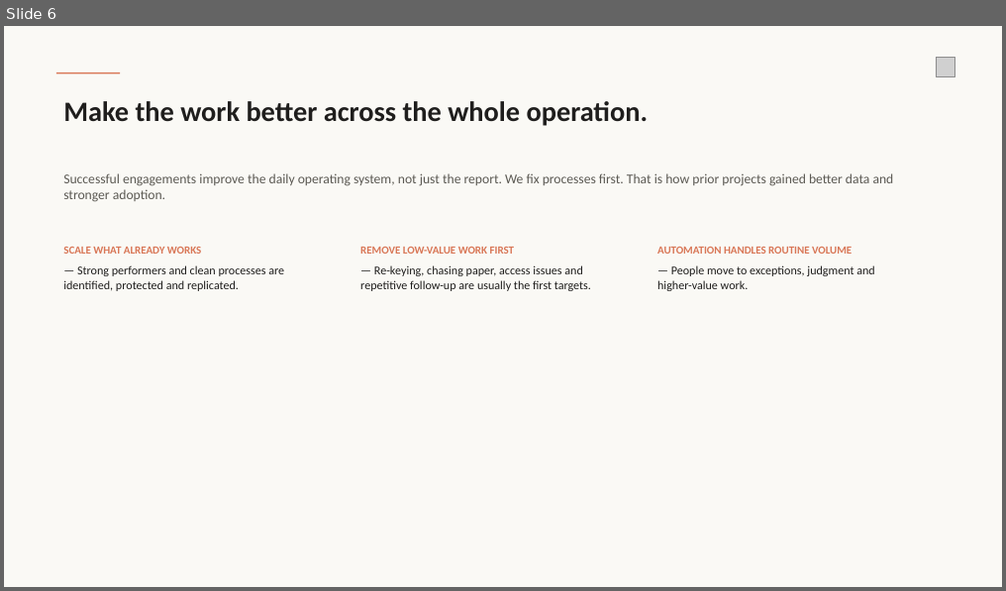
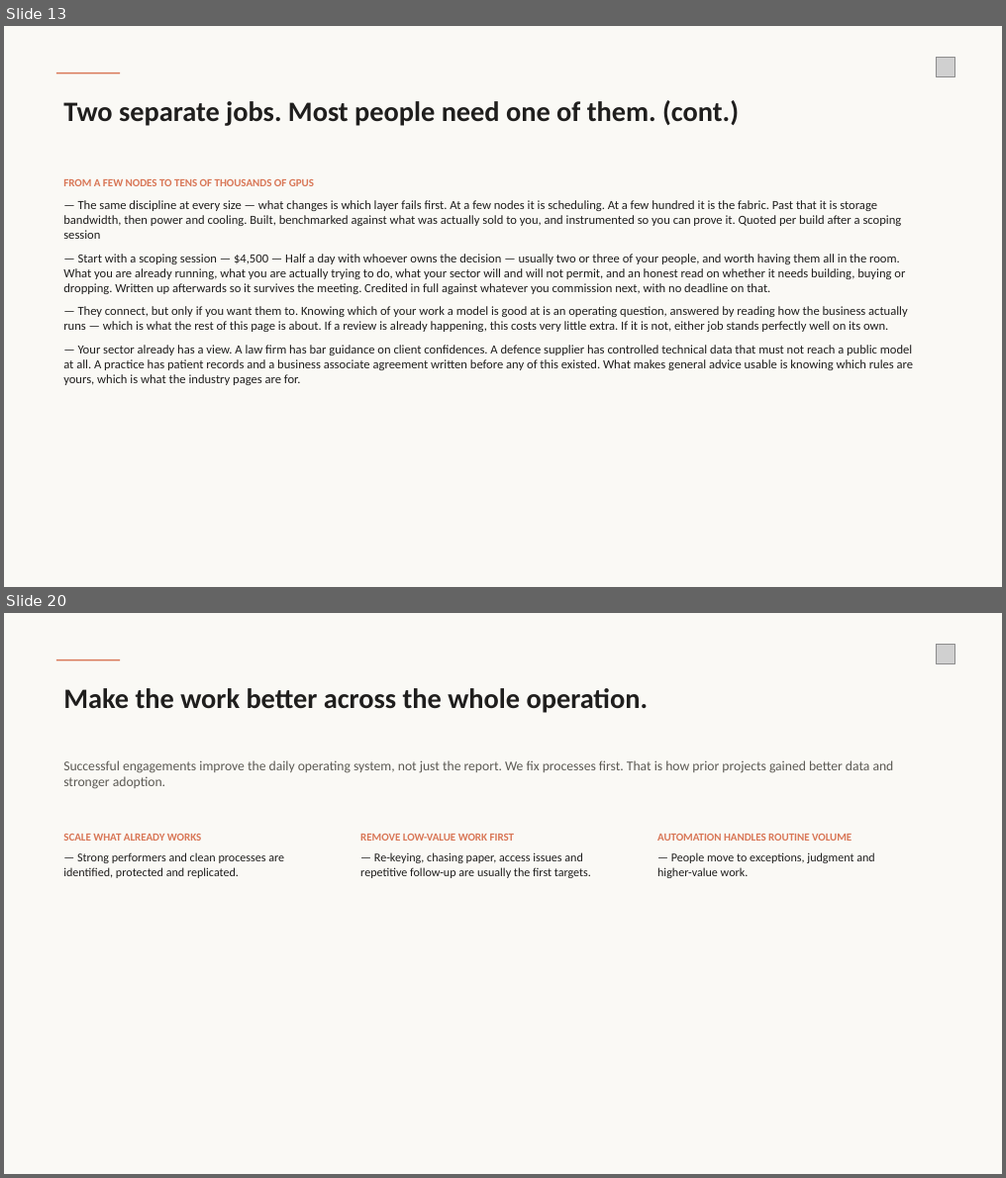
Before and after one commit to wirewalktech/AI-Extension, a slide deck: operating-review.pptx. Shown one above the other, each under a label of ours: slide 6 before the commit, slides 13 and 20 after it; the slides between them are not shown. The pictures are 1006x591 and 1006x1178 pixels, drawn with LibreOffice and Linux fonts; fonts in the diff are those of the drawing; grey boxes stand for pictures. Boxes give left, top, right and bottom in pixels: in the first picture for what was removed or moved away, otherwise in the second. Text is boxed around its words. In the diff, an @@ line names an element or a change of style, - is before the commit and + after.

```diff
--- a/operating-review.pptx
+++ b/operating-review.pptx
@@ slide 13 added at bbox=[4, 26, 1002, 587], background #FAF9F5 @@
@@ rectangle added at bbox=[56, 73, 120, 74], fill #D97757 @@
@@ picture added at bbox=[936, 58, 955, 76] @@
@@ text added at bbox=[63, 100, 739, 126], 27 pt, text #1F1E1D, bold @@
+Two separate jobs. Most people need one of them. (cont.)
@@ text added at bbox=[63, 179, 914, 385], 12 pt, text #1F1E1D @@
+FROM A FEW NODES TO TENS OF THOUSANDS OF GPUS
+— The same discipline at every size — what changes is which layer fails first. At a few nodes it is scheduling. At a few hundred it is the fabric. Past that it is storage bandwidth, then power and cooling. Built, benchmarked against what was actually sold to you, and instrumented so you can prove it. Quoted per build after a scoping session
+— Start with a scoping session — $4,500 — Half a day with whoever owns the decision — usually two or three of your people, and worth having them all in the room. What you are already running, what you are actually trying to do, what your sector will and will not permit, and an honest read on whether it needs building, buying or dropping. Written up afterwards so it survives the meeting. Credited in full against whatever you commission next, with no deadline on that.
+— They connect, but only if you want them to. Knowing which of your work a model is good at is an operating question, answered by reading how the business actually runs — which is what the rest of this page is about. If a review is already happening, this costs very little extra. If it is not, either job stands perfectly well on its own.
+— Your sector already has a view. A law firm has bar guidance on client confidences. A defence supplier has controlled technical data that must not reach a public model at all. A practice has patient records and a business associate agreement written before any of this existed. What makes general advice usable is knowing which rules are yours, which is what the industry pages are for.
@@ what was slide 6 is now slide 20 @@
```
Also in this commit, not shown: 9 slides changed, 13 other slides added, 2 other files.
